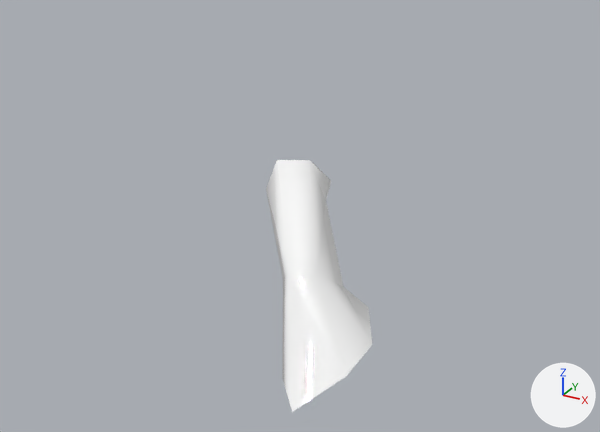
What one commit did to the OBJ model Assets/TotalWar_ThreeKingdoms_Extracted/Vegetation/Shrubs/Stump_D.obj.
The view is the same before and after, from a 50 mm camera at (3.35, -6.38, 4.35) aimed at (-0.16, 0.0, 1.16). The axes (+X, +Y, +Z) are drawn at lower right. The lights are the same throughout. The older version comes first. Where no turn or scale is listed for an object, it has been applied to the vertices. Vertices at exactly the same position are counted once.

In view in the first picture: 'Stump_D'.
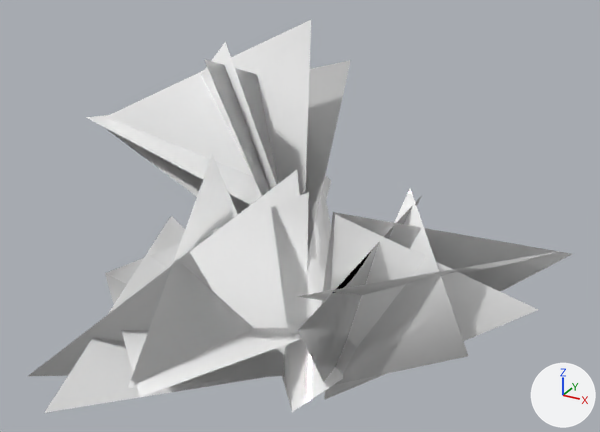
Boxes (x1, y1, x2, y2) around the edits, measured in the pictures (600 x 432 px):
'Stump_D', reshaped (409% wider, 56% taller)
    before: (266, 160, 372, 412)
    after: (28, 20, 572, 413)
part 1 of me_stump_d, added
    after: (28, 20, 572, 413)

Patch to the scene script:
```diff
--- a/Assets/TotalWar_ThreeKingdoms_Extracted/Vegetation/Shrubs/Stump_D.obj.py
+++ b/Assets/TotalWar_ThreeKingdoms_Extracted/Vegetation/Shrubs/Stump_D.obj.py
@@ mat_leaves_mat @@
+mat_leaves_mat = principled_material('Leaves_Mat')
+mat_leaves_mat.base_color = (1.0, 1.0, 1.0)  # white #ffffff
+mat_leaves_mat.roughness = 0.0
@@ me_stump_d @@
 # used by ob_stump_d; location = (0.0, 0.0, 0.0)
 # verts and faces of me_stump_d; kept vertices keep their numbers, new ones are numbered from 24
-me_stump_d.from_pydata(...)  # 24 vertices, 39 faces; spans x -1.08..0.51, y -0.94..1.36, z -0.6..1.33
+me_stump_d.from_pydata(...)  # 69 vertices, 54 faces; spans x -3.18..2.34, y -2.64..2.23, z -0.7..2.8
+# me_stump_d part 1
+verts[24] = (-0.99, 0.07, 2.73)  # pixel (225, 41)
+verts[25] = (-2.77, 1.59, 1.46)
+verts[26] = (-0.16, 0.26, 0.32)
+verts[27] = (-0.5, 1.75, 2.27)  # pixel (350, 60)
+verts[28] = (-3.18, 1.08, 1.52)  # pixel (122, 108)
+verts[29] = (-0.22, 0.22, 0.51)
+verts[30] = (-0.63, 1.09, 2.8)  # pixel (311, 19)
+verts[31] = (-2.96, 0.36, 1.59)  # pixel (95, 121)
+verts[32] = (-0.3, 0.3, 0.33)
+verts[33] = (-0.27, 0.13, 0.95)
+verts[34] = (-0.99, 2.23, 1.76)
+verts[35] = (-3.02, 0.27, 1.65)  # pixel (85, 117)
+verts[36] = (-0.36, 0.28, 0.33)
+verts[37] = (-1.12, -0.1, 2.59)  # pixel (204, 59)
+verts[38] = (-1.13, 2.06, 1.77)
+verts[39] = (0.12, -0.55, 1.87)  # pixel (297, 169)
+verts[40] = (-1.6, -2.24, 0.21)  # pixel (27, 376)
+verts[41] = (-0.04, 0.17, -0.66)
+verts[42] = (-1.65, -0.07, 0.88)  # pixel (171, 215)
+verts[43] = (-1.0, -2.64, 0.31)  # pixel (44, 412)
+verts[44] = (0.05, 0.12, -0.56)
+verts[45] = (-1.01, -0.19, 1.7)  # pixel (212, 153)
+verts[46] = (-0.29, -2.44, 0.66)  # pixel (127, 388)
+verts[47] = (-0.13, 0.04, -0.64)
+verts[48] = (0.13, 0.08, -0.05)
+verts[49] = (-2.2, -0.54, 0.29)  # pixel (104, 272)
+verts[50] = (-0.13, -2.49, 0.67)  # pixel (140, 397)
+verts[51] = (-0.08, -0.02, -0.68)
+verts[52] = (0.3, -0.68, 1.74)  # pixel (308, 192)
+verts[53] = (-2.07, -0.67, 0.38)  # pixel (105, 273)
+verts[54] = (0.71, 0.6, 1.41)  # pixel (409, 187)
+verts[55] = (1.97, -1.38, 1.05)  # pixel (468, 356)
+verts[56] = (0.13, -0.11, -0.64)
+verts[57] = (0.21, -0.04, 1.3)  # pixel (332, 212)
+verts[58] = (2.34, 0.19, 1.27)  # pixel (572, 253)
+verts[59] = (0.16, -0.36, -0.5)
+verts[60] = (0.33, -0.24, 1.37)  # pixel (335, 214)
+verts[61] = (2.21, -0.32, 0.96)  # pixel (538, 309)
+verts[62] = (0.22, -0.19, -0.7)  # pixel (324, 399)
+verts[63] = (0.2, 0.41, 0.09)
+verts[64] = (0.54, -1.33, 1.13)  # pixel (296, 296)
+verts[65] = (2.27, 0.04, 1.35)
+verts[66] = (0.3, -0.27, -0.52)  # pixel (327, 391)
+verts[67] = (0.84, 0.59, 1.37)
+verts[68] = (0.68, -1.55, 0.97)  # pixel (298, 330)
+faces += [(24, 25, 26), (27, 28, 29), (30, 31, 32), (33, 34, 35), (36, 37, 38), (39, 40, 41)]  # mat_leaves_mat (white #ffffff)
+faces += [(42, 43, 44), (45, 46, 47), (48, 49, 50), (51, 52, 53), (54, 55, 56), (57, 58, 59)]  # mat_leaves_mat (white #ffffff)
+faces += [(60, 61, 62), (63, 64, 65), (66, 67, 68)]  # mat_leaves_mat (white #ffffff)
 me_stump_d.materials.append(mat_trunk_mat)
+me_stump_d.materials.append(mat_leaves_mat)  # white #ffffff
```
